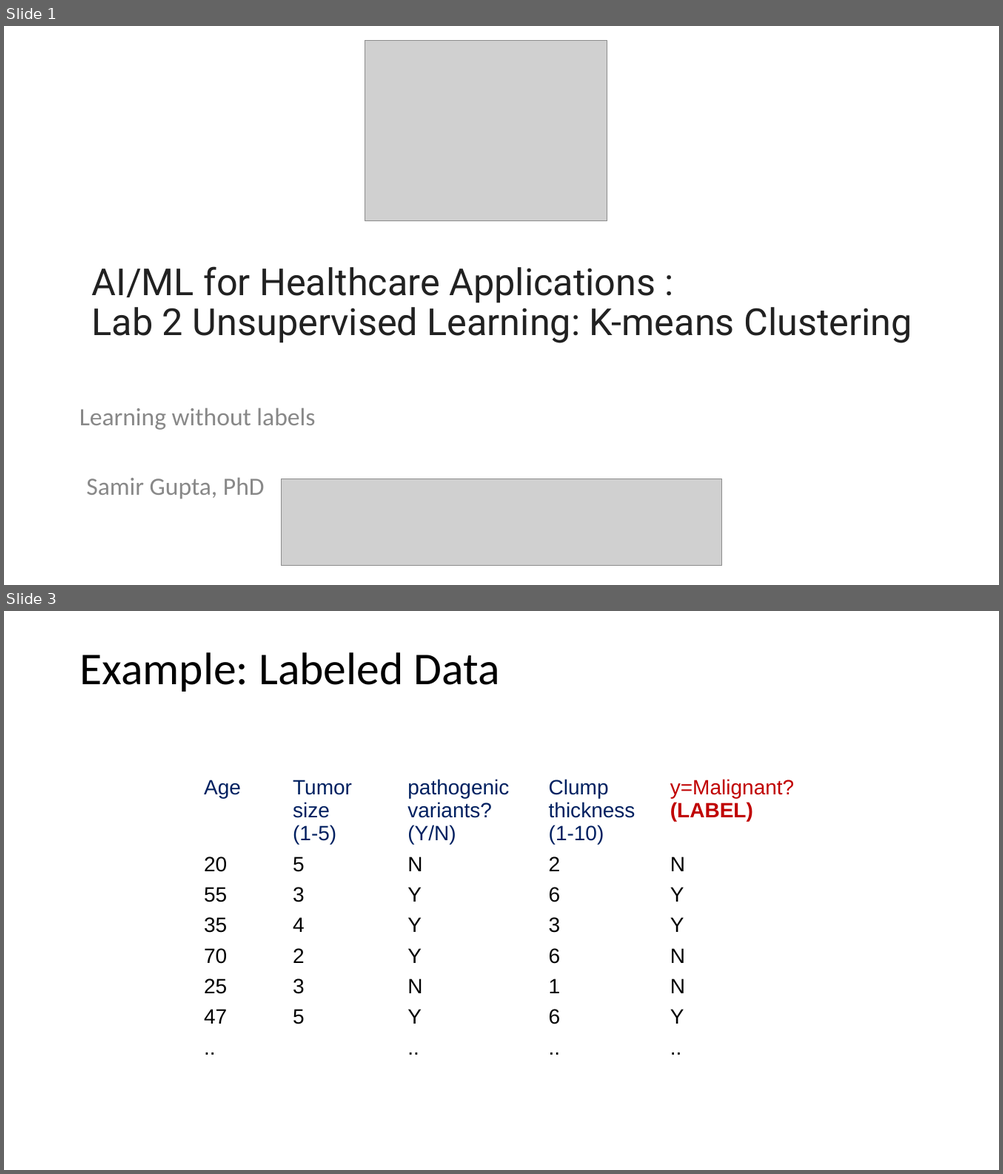
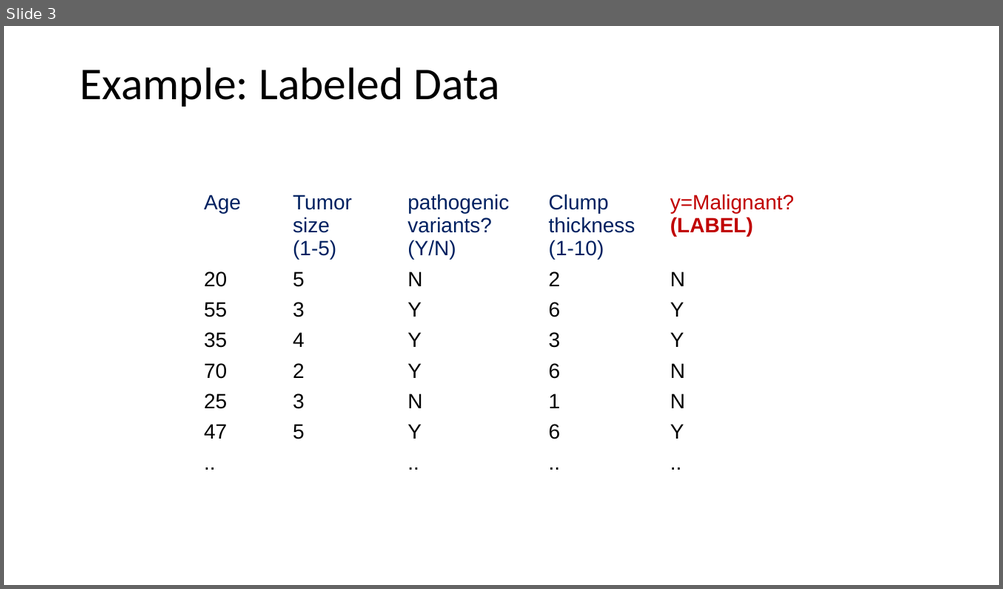
Before and after one commit to ICBI/AIMAHEAD_GU, a slide deck: Courses/ML_Concepts/Module_02_Introduction_to_Unsupervised_Learning/Module_02_Unsupervised_Learning_K_means_Clustering.pptx. Shown one above the other, each under a label of ours: slides 1 and 3 before the commit, slide 3 after it; the slides between them are not shown. The pictures are 1003x1174 and 1003x589 pixels, drawn with LibreOffice and Linux fonts; fonts in the diff are those of the drawing; grey boxes stand for pictures. Boxes give left, top, right and bottom in pixels: in the first picture for what was removed or moved away, otherwise in the second. Text is boxed around its words. In the diff, an @@ line names an element or a change of style, - is before the commit and + after.

```diff
--- a/Courses/ML_Concepts/Module_02_Introduction_to_Unsupervised_Learning/Module_02_Unsupervised_Learning_K_means_Clustering.pptx
+++ b/Courses/ML_Concepts/Module_02_Introduction_to_Unsupervised_Learning/Module_02_Unsupervised_Learning_K_means_Clustering.pptx
@@ slide 1 removed at bbox=[4, 26, 999, 585], background #FFFFFF @@
@@ picture removed at bbox=[364, 40, 607, 221] @@
@@ title removed at bbox=[92, 266, 911, 343] @@
-AI/ML for Healthcare Applications :
-Lab 2 Unsupervised Learning: K-means Clustering
@@ text removed at bbox=[79, 408, 315, 430] @@
-Learning without labels
@@ text removed at bbox=[86, 477, 264, 500] @@
-Samir Gupta, PhD
@@ picture removed at bbox=[281, 480, 721, 566] @@
```
Also in this commit, not shown: 1 slide changed, 4 slides added, 3 other slides removed, 10 other files.
